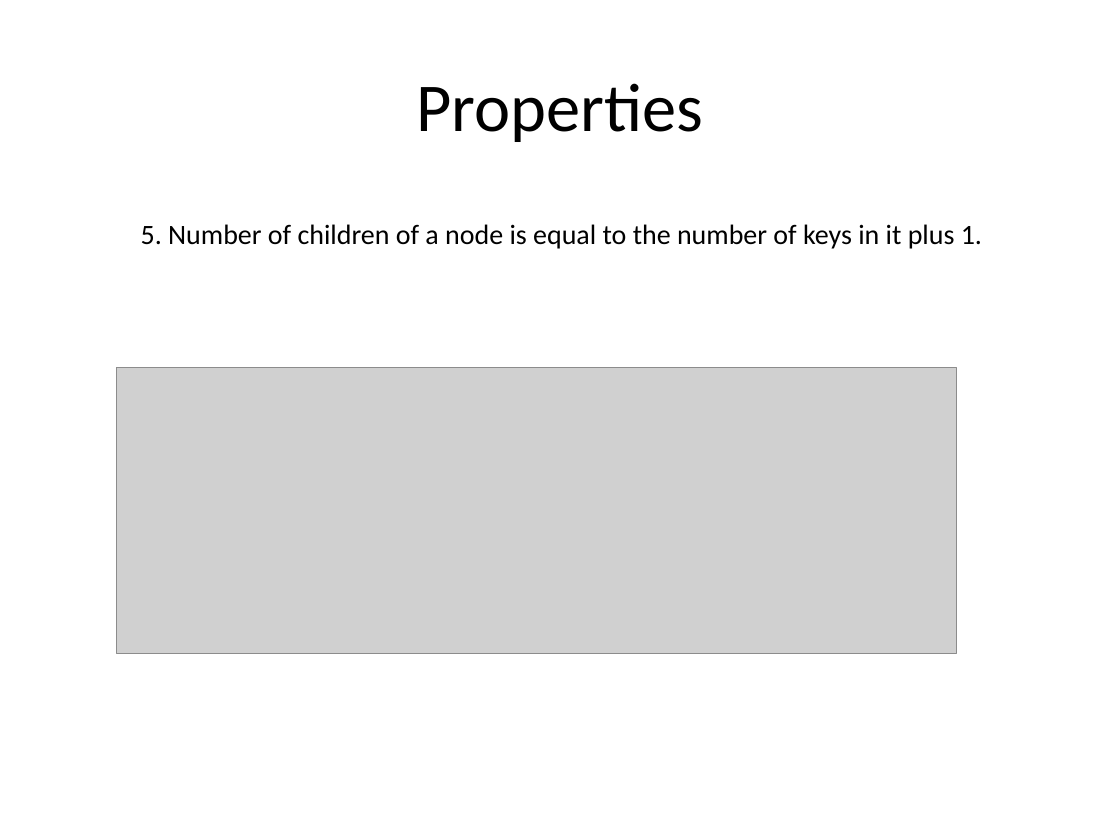
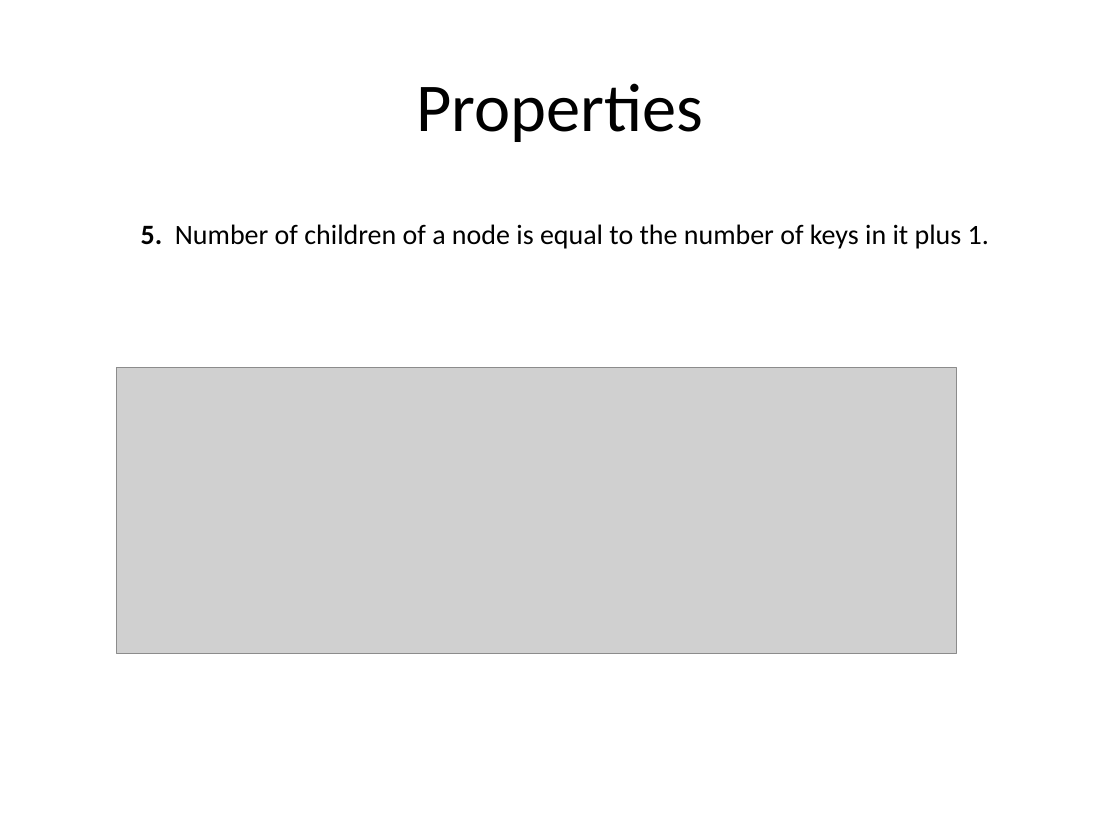
Before and after one commit to rugbyprof/5303-Adv-Database, a slide deck: slide 9 of btree.pptx. Drawn at 1120x840 pixels with LibreOffice and Linux fonts; fonts in the diff are those of the drawing; grey boxes stand for pictures. Boxes give left, top, right and bottom in pixels: in the first picture for what was removed or moved away, otherwise in the second. Text is boxed around its words. In the diff, an @@ line names an element or a change of style, - is before the commit and + after.

```diff
--- a/btree.pptx
+++ b/btree.pptx
@@ text "5. Number of children of ..." at bbox=[141, 224, 989, 249]: bold on in "5." @@
```
Also in this commit, not shown: 7 other slides changed.
